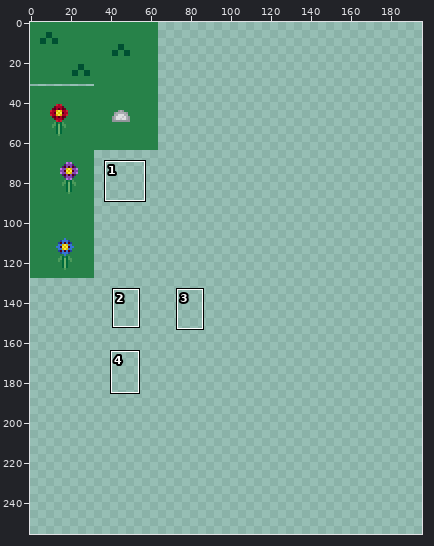
Two versions of one pixel-art file, Graphics/Exterior/world_map_spritesheet.aseprite. The first picture is a wide view before the edit; the outline marks the close-up.
Close-up. Before:
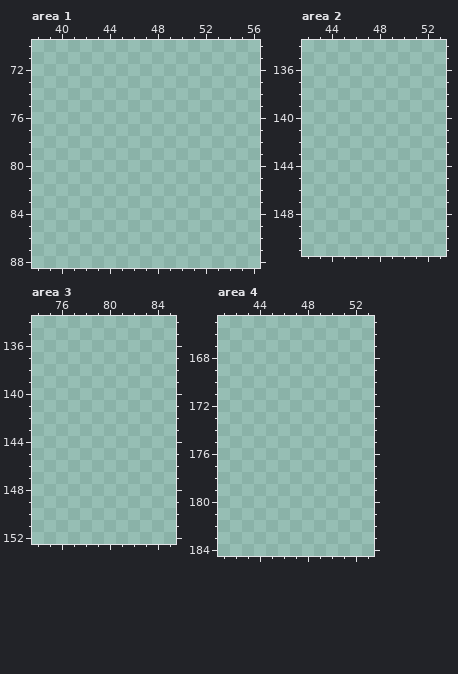
256x256 pixels, 1 frame. Shown: area 1: x 38..56, y 70..88; area 2: x 42..53, y 134..151; area 3: x 74..85, y 134..152; area 4: x 41..53, y 165..184. The wide view leaves out empty margins. The commit also changed other parts of the picture, which this record leaves out.
Palette (. is transparent): 
Now the later version:
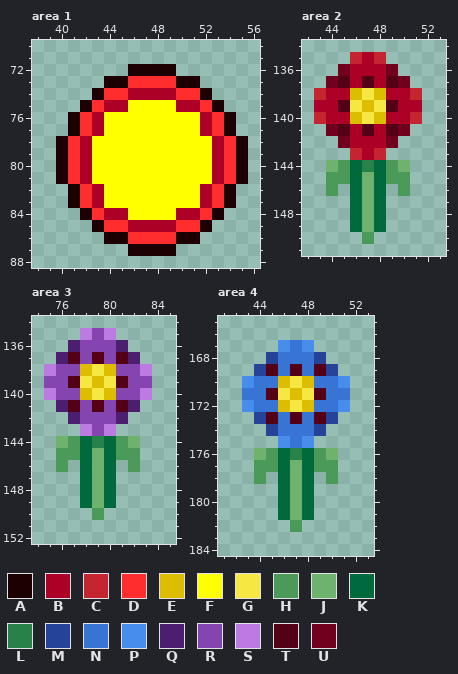
Colours new in this view: A #1d0102  B #ad0027  C #c42531  D #ff2d2d  E #dcbd00  F #ffff00  G #f6e742  H #4b9a5a  J #6eb26d  K #006a3c  L #278249  M #254399  N #3774d4  P #478eec  Q #4b1e6f  R #8545b0  S #bb7be0  T #540017  U #70001e
What changed:
Changed rows in their new state; - is an unchanged pixel.
Area 1:
first column x 40:
72 ------AAAA------
73 ----AADDDDAA----
74 ---ADDBBBBDDA---
75 --ADBBFFFFBBDA--
76 -ADBFFFFFFFFBDA-
77 -ADBFFFFFFFFBDA-
78 ADBFFFFFFFFFFBDA
79 ADBFFFFFFFFFFBDA
80 ADBFFFFFFFFFFBDA
81 ADBFFFFFFFFFFBDA
82 -ADBFFFFFFFFBDA-
83 -ADBFFFFFFFFBDA-
84 --ADBBFFFFBBDA--
85 ---ADDBBBBDDA---
86 ----AADDDDAA----
87 ------AAAA------
Area 2:
first column x 43:
135 ---CBC---
136 --UBBBU--
137 -UTBTBTU-
138 CBBEGEBBC
139 BBTGEGTBB
140 CBBEGEBBC
141 -UTBTBTU-
142 --UBBBU--
143 ---CBC---
144 -JHKLKHJ-
145 -HHKJKHH-
146 -H-KJK-H-
147 ---KJK---
148 ---KJK---
149 ---KJK---
150 ----H----
Area 3:
first column x 75:
135 ---SRS---
136 --QRRRQ--
137 -QTRTRTQ-
138 SRREGERRS
139 RRTGEGTRR
140 SRREGERRS
141 -QTRTRTQ-
142 --QRRRQ--
143 ---SRS---
144 -JHKLKHJ-
145 -HHKJKHH-
146 -H-KJK-H-
147 ---KJK---
148 ---KJK---
149 ---KJK---
150 ----H----
Area 4:
first column x 43:
167 ---PNP---
168 --MNNNM--
169 -MTNTNTM-
170 PNNEGENNP
171 NNTGEGTNN
172 PNNEGENNP
173 -MTNTNTM-
174 --MNNNM--
175 ---PNP---
176 -JHKLKHJ-
177 -HHKJKHH-
178 -H-KJK-H-
179 ---KJK---
180 ---KJK---
181 ---KJK---
182 ----H----
Pixel boxes of the changes (left, top, right, bottom) in both close-ups:
added: (56, 64, 248, 256)
added: (314, 52, 422, 244)
added: (44, 328, 152, 520)
added: (242, 340, 350, 532)
